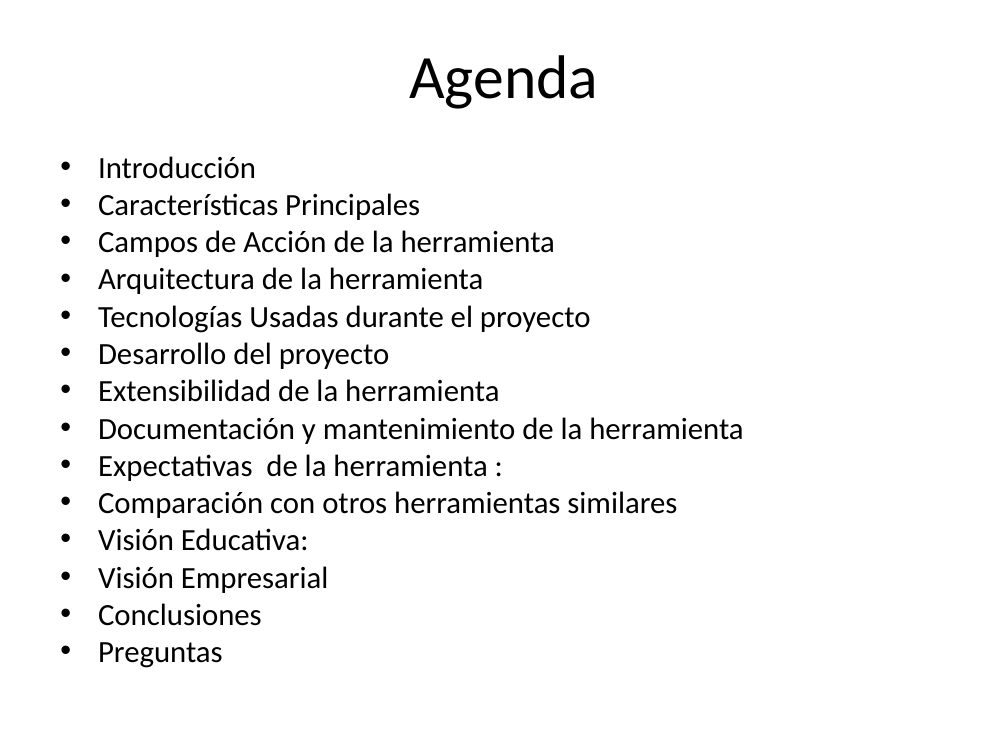
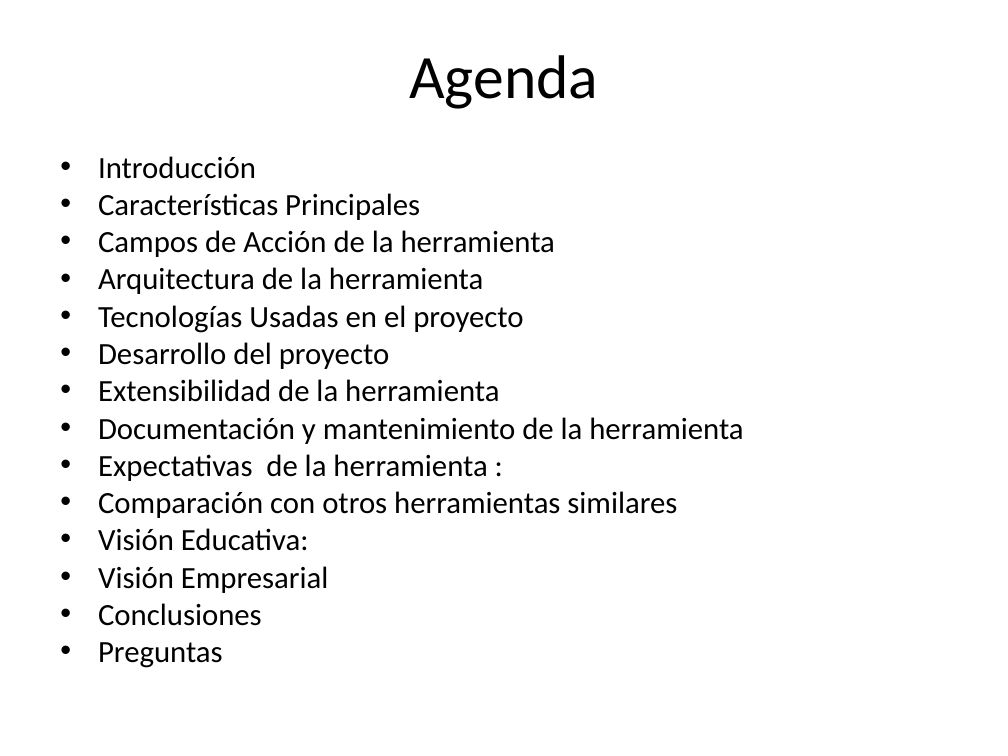
Before and after one commit to Xavinightshade/ipsimulator, a slide deck: slide 2 of presentacion/Presentacion Simulador Redes.ppt. Drawn at 1008x756 pixels with LibreOffice and Linux fonts; fonts in the diff are those of the drawing. Boxes give left, top, right and bottom in pixels: in the first picture for what was removed or moved away, otherwise in the second. Text is boxed around its words. In the diff, an @@ line names an element or a change of style, - is before the commit and + after.

```diff
--- a/presentacion/Presentacion Simulador Redes.ppt
+++ b/presentacion/Presentacion Simulador Redes.ppt
@@ text at [98,305,523,333]: text changed @@
-• Tecnologías Usadas durante el proyecto
+• Tecnologías Usadas en el proyecto
```
Also in this commit, not shown: 1 slide added, 1 slide removed, 1 other file.
